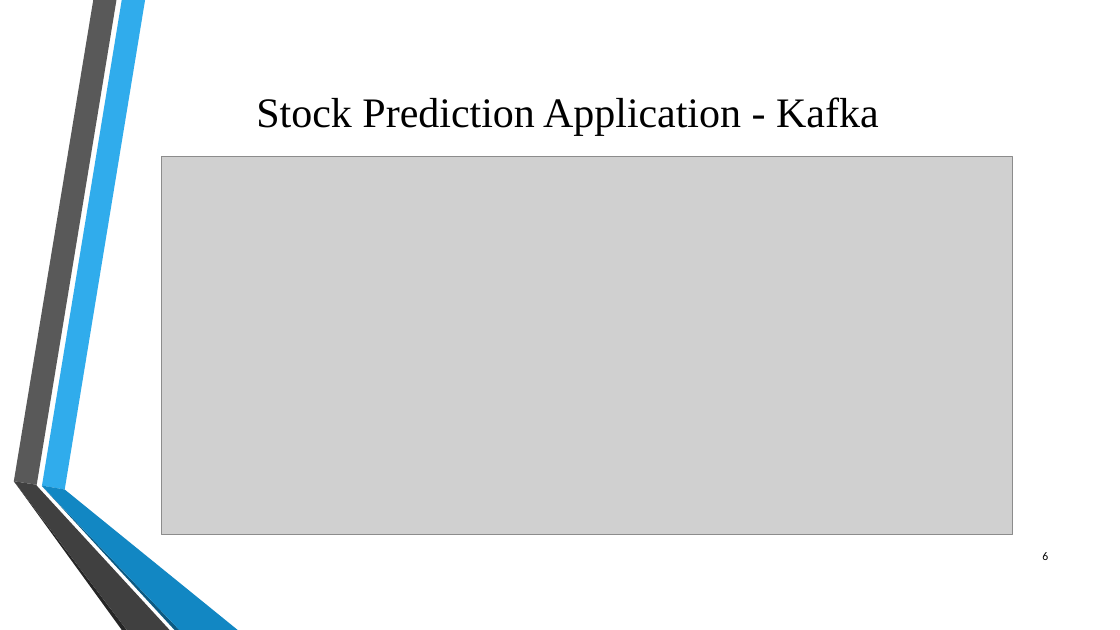
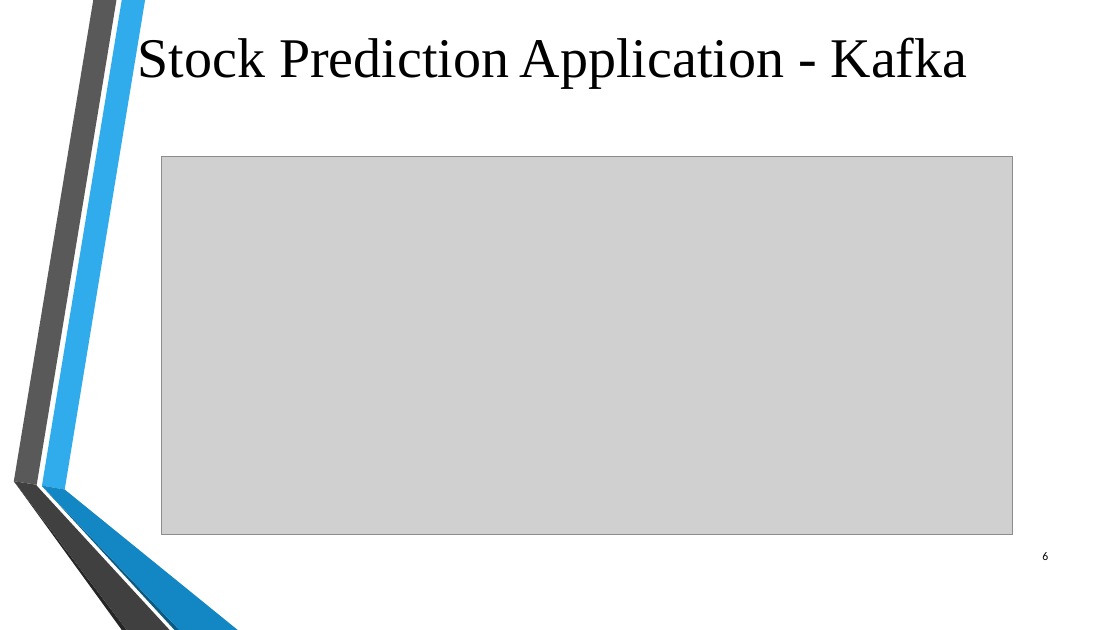
Before and after one commit to Priyaa84/DSE6300_Project, a slide deck: slide 6 of DSE 6300- Project Presentation.pptx. Drawn at 1120x630 pixels with LibreOffice and Linux fonts; fonts in the diff are those of the drawing; grey boxes stand for pictures; background and template pictures are left out. Boxes give left, top, right and bottom in pixels: in the first picture for what was removed or moved away, otherwise in the second. Text is boxed around its words. In the diff, an @@ line names an element or a change of style, - is before the commit and + after.

Commit message:
Formatting changes and updates

```diff
--- a/DSE 6300- Project Presentation.pptx
+++ b/DSE 6300- Project Presentation.pptx
@@ title "Stock Prediction Application - Kafka": place and size @@
-title "Stock Prediction Application - Kafka" at bbox=[256, 97, 879, 136]
+title "Stock Prediction Application - Kafka" at bbox=[138, 34, 968, 88]
@@ title "Stock Prediction Application - Kafka" at bbox=[138, 34, 968, 88]: size 36 to 48 pt @@
```
Also in this commit, not shown: 13 other slides changed, 2 slides added, 1 slide removed.
